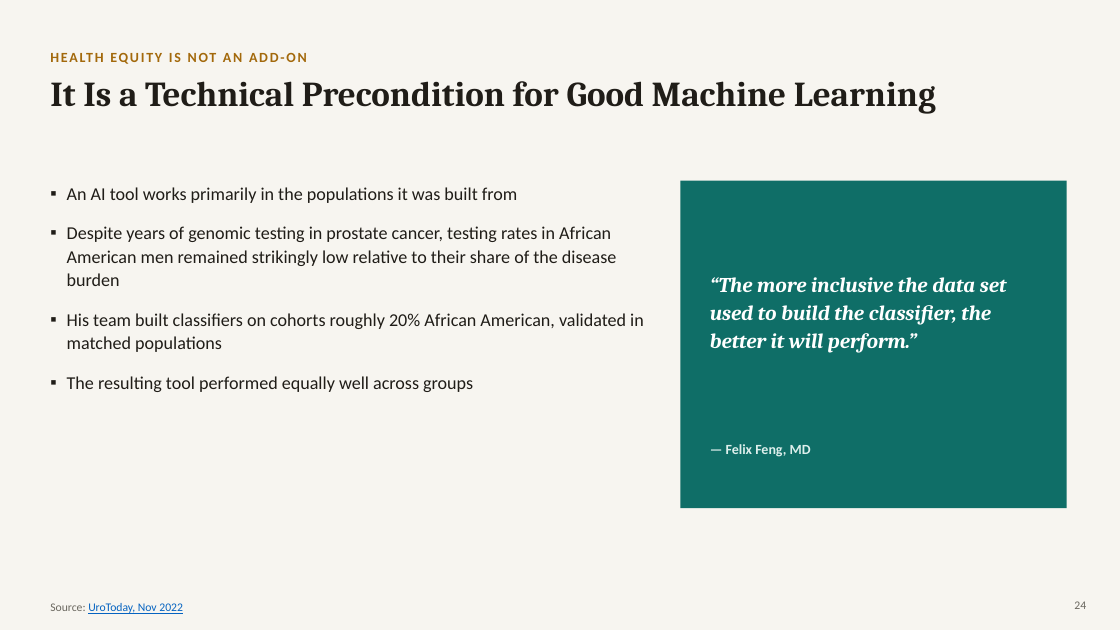
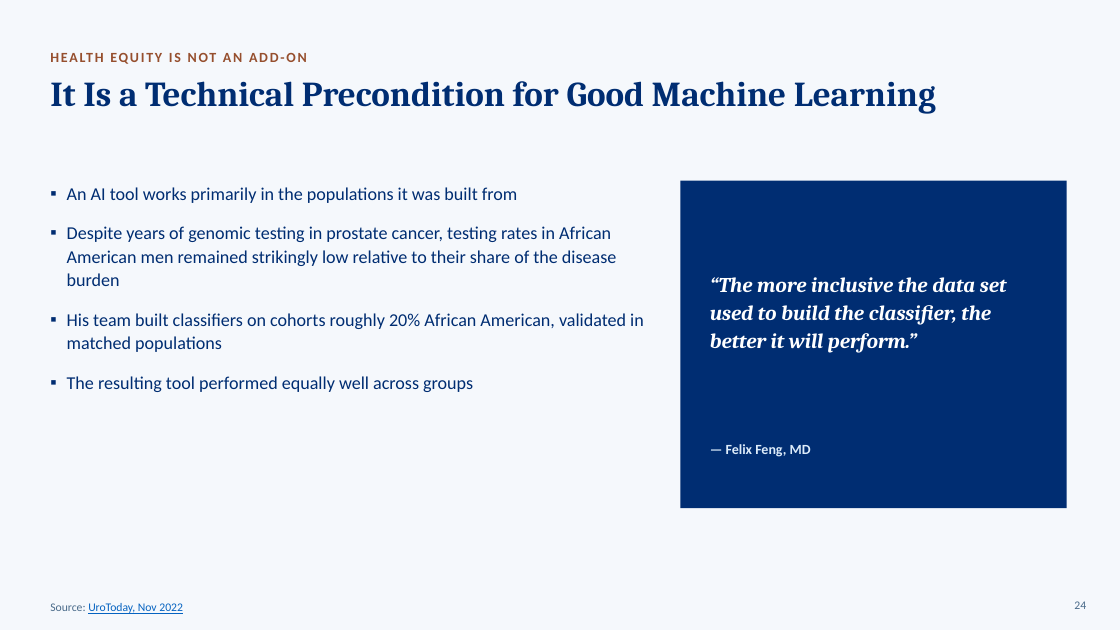
Before and after one commit to kpienta-cloud/FENG, a slide deck: slide 24 of slides/Transformative_Science_Feng_Keynote.pptx. Drawn at 1120x630 pixels with LibreOffice and Linux fonts; fonts in the diff are those of the drawing. Boxes give left, top, right and bottom in pixels: in the first picture for what was removed or moved away, otherwise in the second. Text is boxed around its words. In the diff, an @@ line names an element or a change of style, - is before the commit and + after.

Commit message:
Re-theme keynote deck with official Johns Hopkins brand colors (Heritage Blue / Spirit Blue / Gold)

```diff
--- a/slides/Transformative_Science_Feng_Keynote.pptx
+++ b/slides/Transformative_Science_Feng_Keynote.pptx
@@ background #F7F5F0 to #F5F8FC @@
@@ text "HEALTH EQUITY IS NOT AN ..." at [50, 42, 723, 71]: text colour #A3690C to #964F2E @@
@@ text "It Is a Technical Precondition ..." at [50, 81, 936, 114]: text colour #201D18 to #002D72 @@
@@ text "An AI tool works primarily ..." at [67, 187, 644, 392]: text colour #201D18 to #002D72 @@
@@ rectangle at [681, 181, 1067, 508]: fill #0F6E67 to #002D72 @@
@@ text "— Felix Feng, MD" at [726, 444, 811, 457]: text colour #DDEFEC to #DCEBFA @@
@@ text "Source: UroToday, Nov 2022" at [50, 603, 183, 614]: text colour #6B6860 to #4A6B8A in "Source:" @@
@@ text "24" at [1074, 601, 1086, 609]: text colour #6B6860 to #4A6B8A @@
```
Also in this commit, not shown: 33 other slides changed.
